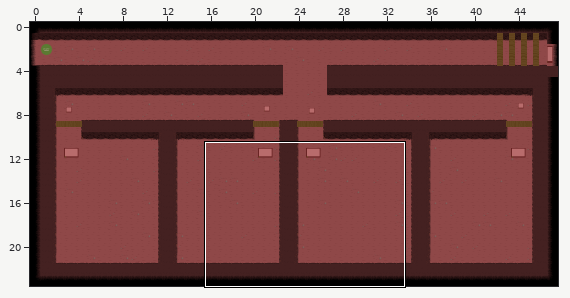
Two states of a Tiled map (JSON), assets/tilemaps/level 1-4.json. The first picture is a wide view before the edit; the outline marks the close-up.
Close-up. Earlier state:
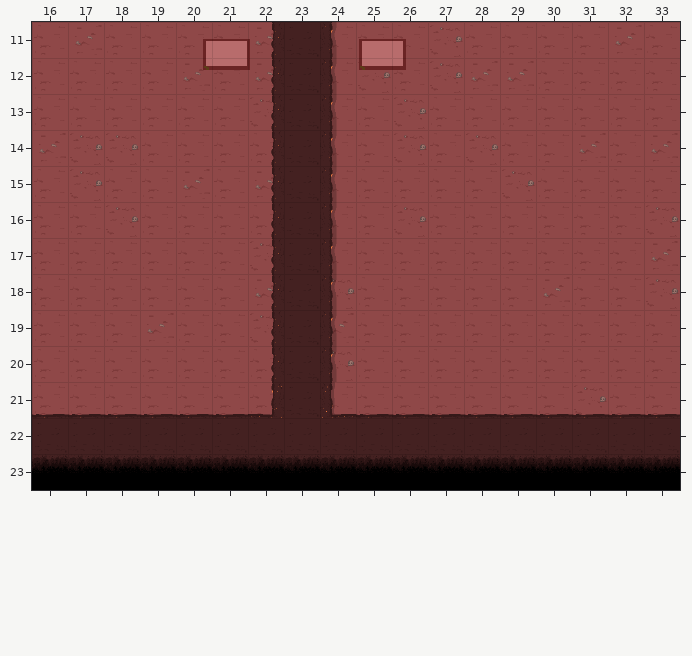
Cells are 64x64 px. Shown: x 16..33, y 11..23. The commit also changed other parts of the map, which this record leaves out.
The same view after the edit:
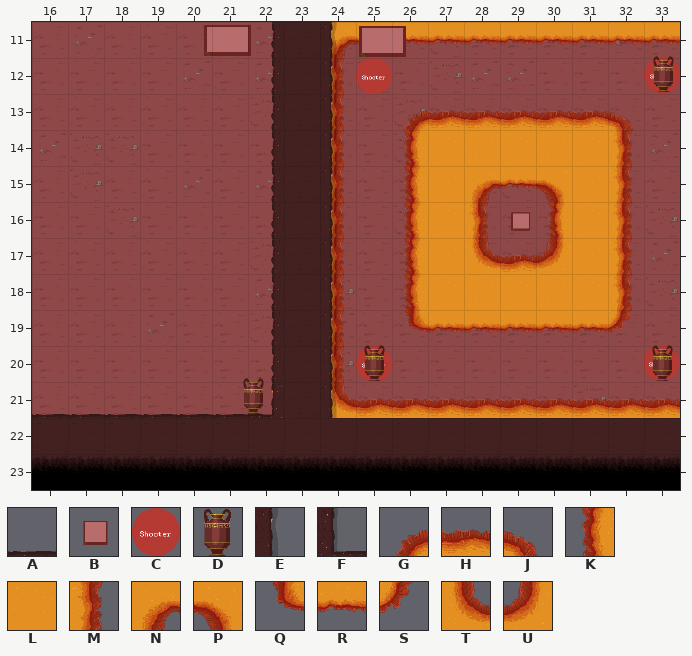
Key: from "tiles 1": A 1, B 4, C 6, D 17, E 22, F 24, G 60, H 61, J 62, K 70, L 71, M 72, N 76, P 77, Q 80, R 81, S 82, T 86, U 87.
_ is an empty cell.
Objects are placed by their top-left corner, in cells (3,4 is the top-left corner of cell 3,4); size is 1x1 cell unless given.
Tiles replaced or removed in this view: A, E, F.
Edits made:
Changed rows in their new state; . is an unchanged cell.
Layer "1":
first column x 24:
11 NRRRRRRRRR
12 M.........
13 M.GHHHHHJ.
14 M.KLLLLLM.
15 M.KLNRPLM.
16 M.KLM.KLM.
17 M.KLTHULM.
18 M.KLLLLLM.
19 M.QRRRRRS.
20 M.........
21 THHHHHHHHH
Layer "2":
first column x 24:
11 E
12 E
13 E
14 E
15 E
16 E
17 E
18 E
19 E
20 E
21 E
Layer "enemies":
added: C "enemy_3" at 33,12
added: C "enemy_3" at 25,12
added: C "enemy_3" at 33,20
added: C "enemy_3" at 25,20
Layer "interact":
changed: B "button" at 20,11 size 2.6x1.7 -> B "button" at 20,10.6 size 2.6x1.7
changed: B "button" at 24.4,11 size 2.6x1.7 -> B "button" at 24.4,10.7 size 2.6x1.7
added: D "vase" at 33.1,11.9
added: B "button" at 29,16
added: B "button" at 29.1,16
added: D "vase" at 25,20
added: D "vase" at 33,20
added: D "vase" at 21.7,20.9
Boxes around the changes in both close-ups, in picture pixels (x1, y1, x2, y2):
changed: (203, 25, 251, 70)
changed: (322, 22, 680, 418)
added: (243, 378, 264, 414)
